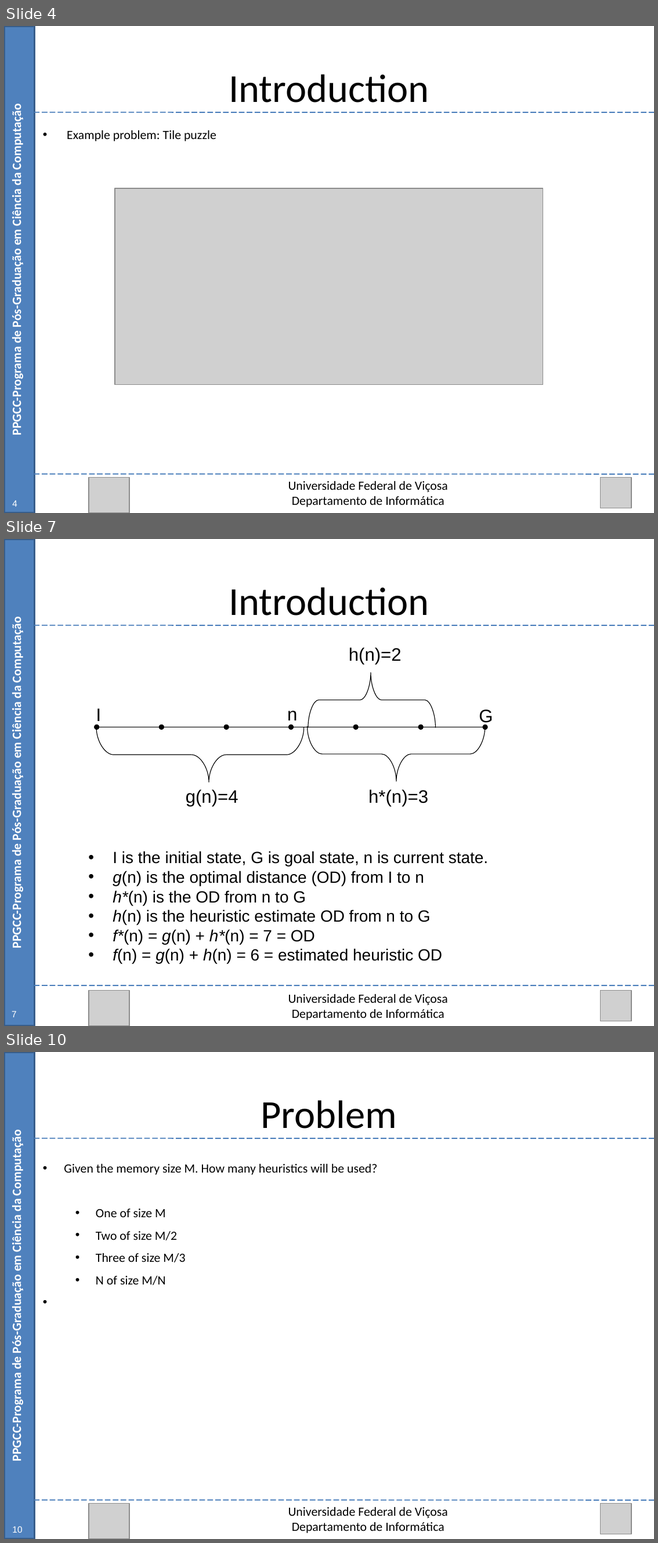
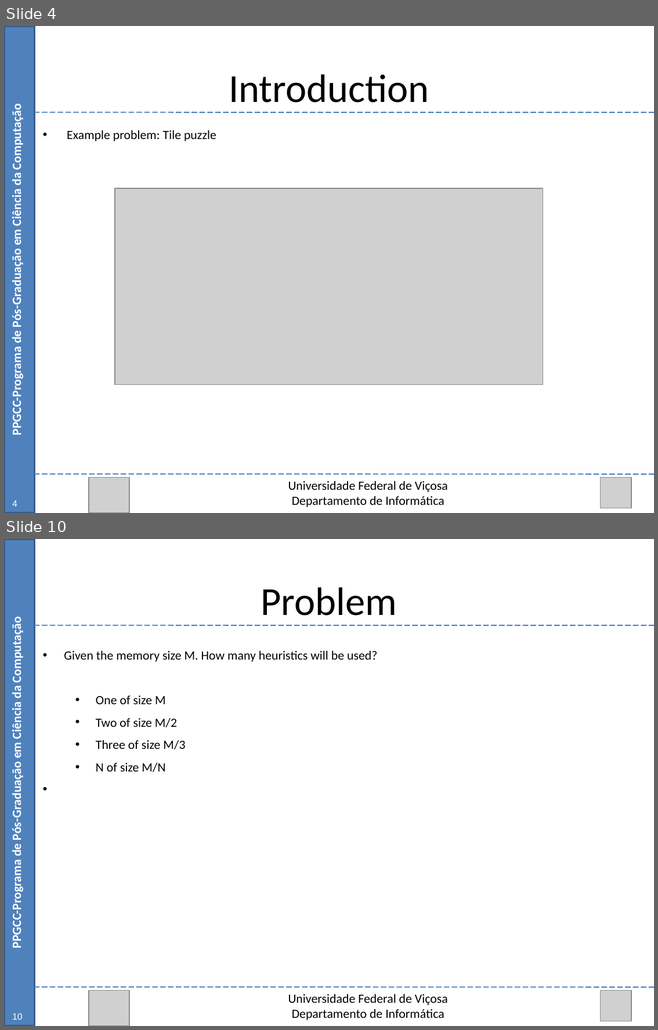
Before and after one commit to Marvinsky/research-marvin, a slide deck: latex/odp/selection heuristics.odp. Shown one above the other, each under a label of ours: slides 4, 7 and 10 before the commit, slides 4 and 10 after it; the slides between them are not shown. The pictures are 658x1543 and 658x1030 pixels, drawn with LibreOffice and Linux fonts; fonts in the diff are those of the drawing; grey boxes stand for pictures. Boxes give left, top, right and bottom in pixels: in the first picture for what was removed or moved away, otherwise in the second. Text is boxed around its words. In the diff, an @@ line names an element or a change of style, - is before the commit and + after.

Commit message:
12/09/15 update selection heuristic

```diff
--- a/latex/odp/selection heuristics.odp
+++ b/latex/odp/selection heuristics.odp
@@ slide 7 removed at bbox=[4, 539, 654, 1026], background #FFFFFF @@
@@ rectangle removed at bbox=[4, 539, 35, 1026] @@
@@ text removed at bbox=[228, 587, 429, 616] @@
-Introduction
@@ text removed at bbox=[9, 624, 25, 946] @@
-PPGCC-Programa de Pós-Graduação em Ciência da Computação
@@ line removed from (35, 625) to (654, 625) @@
@@ group removed at bbox=[96, 647, 492, 806]: 5 arrows, 5 texts, 3 freeform shapes, 1 double arrow @@
-I
-G
-g(n)=4 h*(n)=3
-h(n)=2
-n
@@ text removed at bbox=[112, 851, 488, 964] @@
-• I is the initial state, G is goal state, n is current state.
-• g(n) is the optimal distance (OD) from I to n
-• h*(n) is the OD from n to G
-• h(n) is the heuristic estimate OD from n to G
-• f*(n) = g(n) + h*(n) = 7 = OD
-• f(n) = g(n) + h(n) = 6 = estimated heuristic OD
@@ line removed from (35, 986) to (654, 986) @@
@@ picture removed at bbox=[89, 990, 129, 1026] @@
@@ picture removed at bbox=[600, 990, 631, 1021] @@
@@ text removed at bbox=[288, 994, 448, 1020] @@
-Universidade Federal de Viçosa
-Departamento de Informática
@@ page number removed at bbox=[12, 1011, 17, 1017] @@
-7
```
Also in this commit, not shown: 25 slides changed, 3 other files.
